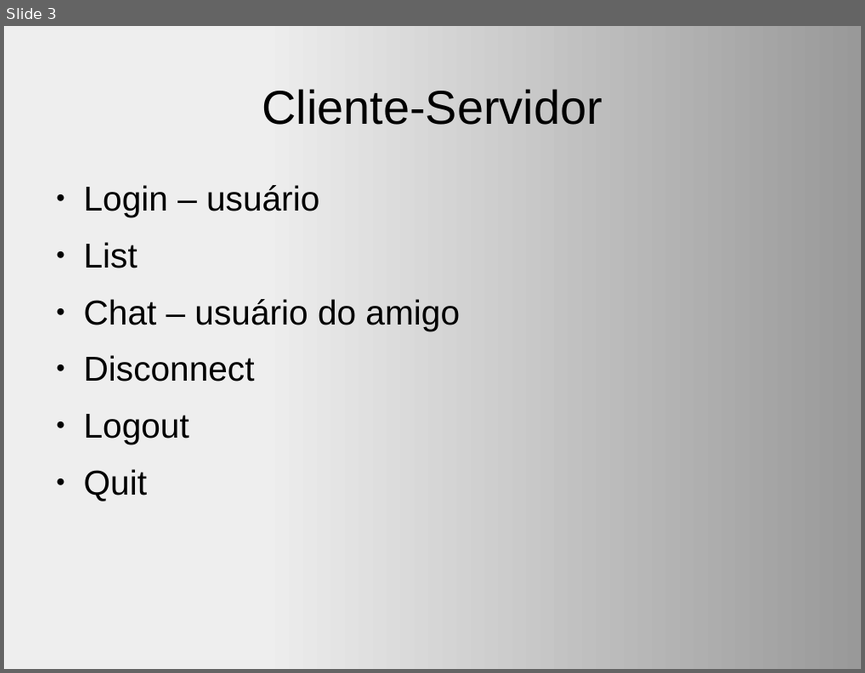
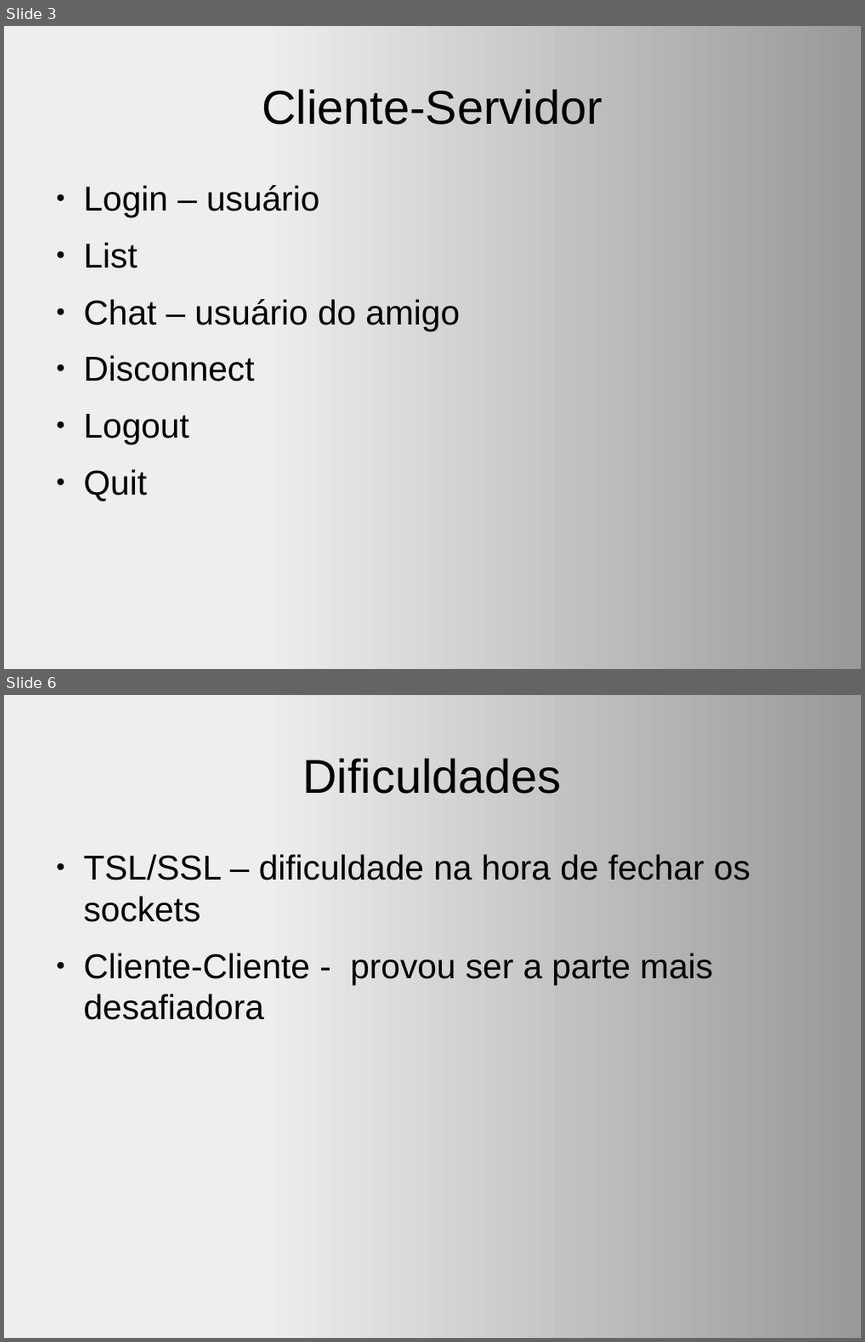
Before and after one commit to rulojuka/listas, a slide deck: mac0448/ep2/slides.odp. Shown one above the other, each under a label of ours: slide 3 before the commit, slides 3 and 6 after it; the slides between them are not shown. The pictures are 865x673 and 865x1342 pixels, drawn with LibreOffice and Linux fonts; fonts in the diff are those of the drawing. Boxes give left, top, right and bottom in pixels: in the first picture for what was removed or moved away, otherwise in the second. Text is boxed around its words. In the diff, an @@ line names an element or a change of style, - is before the commit and + after.

```diff
--- a/mac0448/ep2/slides.odp
+++ b/mac0448/ep2/slides.odp
@@ slide 6 added at [4, 695, 861, 1338], background gradient #EEEEEE to #999999 @@
@@ title added at [303, 758, 562, 794], 44 pt, text #000000 @@
+Dificuldades
@@ text added at [84, 854, 750, 1020], 32 pt, text #000000 @@
+● TSL/SSL – dificuldade na hora de fechar os sockets
+● Cliente-Cliente - provou ser a parte mais desafiadora
```
Also in this commit, not shown: 3 other slides added, 1 slide removed, 1 other file.
